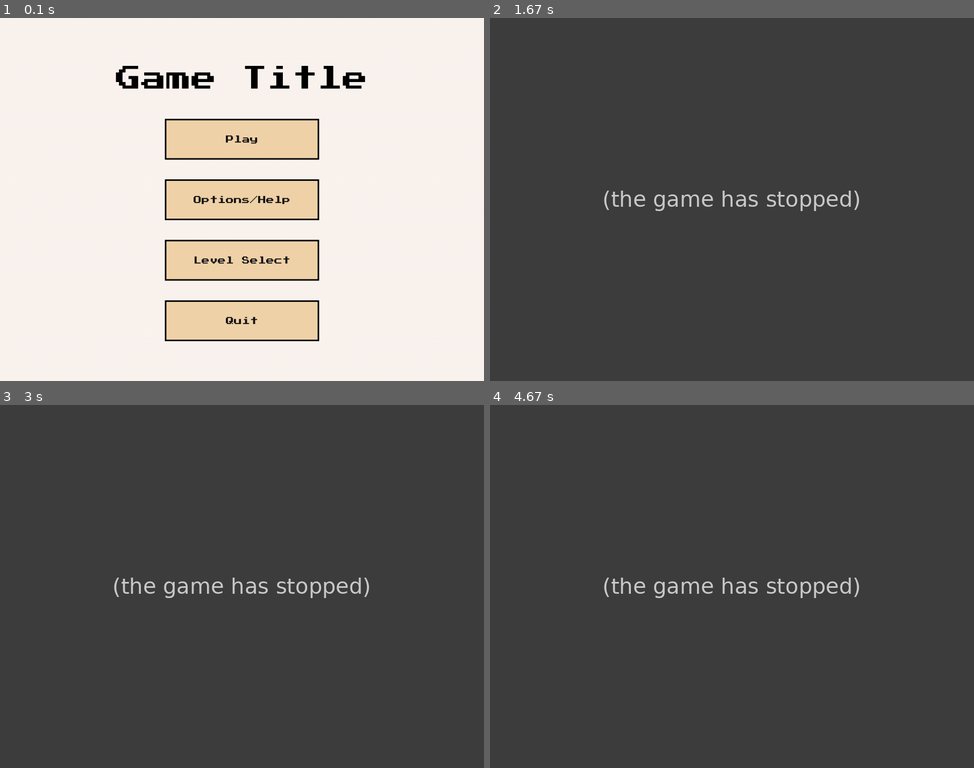
Above: before the commit, frames 1-4 (two rows, left to right).
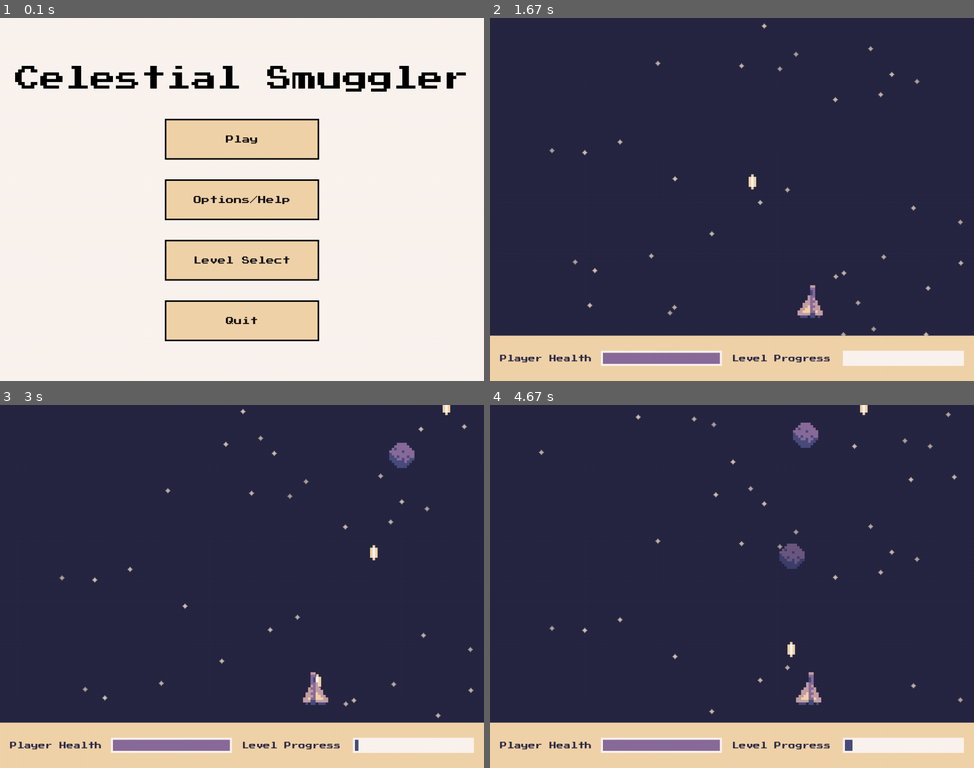
Above: after the commit, the same moments.

Repository: malaeng/12SDD-AT3
Game: pygame game, started from main.py
The game is run twice, just before and just after one commit, with the same random seed, the same clock (stepped at 60 frames per second) and the same inputs.
Inputs (mouse positions are in pixels of both pictures, inside the frame that each line leads up to):
- Up to frame 1 (0.1 s): type "Ann (at the terminal prompt)" at 0 s
- Up to frame 2 (1.67 s): click (732, 137) at 0.38 s; click (780, 224) at 0.72 s; tap Space at 1, 1.4 s; hold Right from 1.33 s (still down)
- Up to frame 3 (3 s): tap Space at 1.7, 1.9, 2.2, 2.4, 2.7, 2.97 s; release Right at 1.8 s; hold Right 1.83-2.3 s; hold Left 2.33-2.87 s; hold Left from 2.9 s (still down)
- Up to frame 4 (4.67 s): tap Space at 3.27, 3.4, 3.7, 4.07, 4.37, 4.57 s; release Left at 3.3 s; hold Right 3.33-3.97 s; hold Left 4-4.47 s; hold Right from 4.5 s (still down)

The runs differ from the first frame. In frame 1, 2.5% of the frame differs, in the area x 3-97%, y 13-21%; in frame 2, 32%; in frame 3, 32%; in frame 4, 33%, in the area x 0-100%, y 0-100%.
Error before the commit: NameError: name 'screen_width' is not defined (star.py line 22); the game stopped at 1.38 s (later frames are placeholders)

Commit message:
added more detailed comments to all code files

Diff:
--- a/enemy.py
+++ b/enemy.py
@@ -11,7 +11,7 @@
         self.chosen_position = False
         self.move_position = 0
 
-        # Enemy type
+        # Enemy type (on initiation, will be set to only one of these)
         self.enemy_data = {
             'asteroid': {
                 'health': 300,
@@ -67,12 +67,15 @@
 
 
     def move(self):
+        # Pick a random x-value.
         if not self.chosen_position:
             self.move_position = random.randint(20, self.screen_height-20)
             self.chosen_position = True
+        # If one has already been chose, move towards it slowly.
         else:
             if self.rect.x > self.move_position: self.rect.x -= 1
             elif self.rect.x < self.move_position: self.rect.x += 1
+            # Once it reaches the x-value, pick a new one
             elif self.rect.x == self.move_position: self.chosen_position = False
 
         # Always move downwards.
@@ -92,14 +95,20 @@
             if SFX_on: pygame.mixer.Sound.play(self.explode_SFX)
 
     def shoot(self, SFX_on: bool):
+        # Saves the time that the enemy shot
         self.time_shot = pygame.time.get_ticks()
+
+
         attack_type = self.type['attack_type']
         if attack_type == 'basic':
+            # Shoots a single laser that moves very fast
             if SFX_on: pygame.mixer.Sound.play(self.attack_SFX)
             self.game_laser_group.add(Laser(self.rect.center, (0, 16), self.screen_height))
         elif attack_type == 'burst':
+            # Not implemented, due to time constraints
             pass
         elif attack_type == 'spread':
+            # Shoots 3 slower lasers that spread out
             if SFX_on: pygame.mixer.Sound.play(self.attack_SFX)
             self.game_laser_group.add(Laser(self.rect.center, (0, 12), self.screen_height))
             self.game_laser_group.add(Laser(self.rect.center, (-8, 6), self.screen_height))
@@ -108,6 +117,7 @@
     def update(self, SFX_on):
         current_time = pygame.time.get_ticks()
         if self.type['cooldown']:
+            # Checks that time passed between last shot is greater than a random cooldown value for the enemy class
             if current_time - self.time_shot >= random.randint(self.type['cooldown'][0], self.type['cooldown'][1]):
                 self.shoot(SFX_on)
         self.move()
--- a/laser.py
+++ b/laser.py
@@ -8,16 +8,20 @@
         self.xyspeed = xyspeed
         self.bottom_constraint = screen_height
 
+        # Rotate the laser if it is moving left or right.
         if self.xyspeed[0] < 0:
             self.image = pygame.transform.rotate(self.image, -45)
         elif self.xyspeed[0] > 0:
             self.image = pygame.transform.rotate(self.image, 45)
 
     def destroy(self):
+        # If the laser has left the screen, kill it.
         if self.rect.y <= -50 or self.rect.y >= self.bottom_constraint + 50:
             self.kill()
 
     def update(self):
+        # update the x and y values
         self.rect.x += self.xyspeed[0]
         self.rect.y += self.xyspeed[1]
+
         self.destroy()
--- a/level.py
+++ b/level.py
@@ -4,11 +4,15 @@
 
 class Level:
     def __init__(self, screen_size: tuple, title: str, text: str, asteroids: int, fighters: int, scouts: int, sciences: int, difficulty: int):
+        # Dimensions
         self.screen_size = screen_size
+
+        # Text
         self.title = title
         self.line_max_length = 35
         self.text_lines = self.get_lines(text)
 
+        # Intro menu
         self.intro_menu = Menu(
             size =  (2*self.screen_size[0]/3, 2*self.screen_size[1]/3),
             title_size = 25,
@@ -22,6 +26,7 @@
         )
         self.intro_done = False
 
+        # Enemies
         self.asteroids = asteroids
         self.fighters = fighters
         self.scouts = scouts
@@ -34,19 +39,23 @@
         for i in range(self.scouts): self.all_enemies.append('scout')
         for i in range(self.sciences): self.all_enemies.append('science')
         random.shuffle(self.all_enemies)
+
         self.total_num_enemies = len(self.all_enemies)
 
         self.current_enemies = pygame.sprite.Group()
         self.enemy_lasers = pygame.sprite.Group()
 
+        # Spawn variables
         self.spawn_cooldown = difficulty * 2000
         self.time_spawned = 0
 
     def get_lines(self, text: str) -> list:
+        # Function takes string input and breaks it up into lines that will fit onto the intro menu screen.
         line_list = []
         line = ""
         line_length = 0
         split = text.split()
+
         for word in split:
             if len(word) + line_length <= self.line_max_length:
                 line += word + " "
@@ -60,14 +69,23 @@
         return line_list
 
     def spawn_handler(self, SFX_on):
+        # current time
         current_time = pygame.time.get_ticks()
+
+        # If the correct amount of time has passed since the last enemy spawn, spawn a new enemy
         if current_time - self.time_spawned >= self.spawn_cooldown and len(self.all_enemies) > 0:
+            # spawns the next enemy in the list and removes it from the list.
             self.spawn_enemy(self.all_enemies[0])
             self.all_enemies.pop(0)
+
+        # Updates all enemies
         self.current_enemies.update(SFX_on)
 
     def spawn_enemy(self, enemy_class):
+        # Saves the time that the enemy was spawned
         self.time_spawned = pygame.time.get_ticks()
+
+        # Spawns the enemy at the top of the screen with a random x-position
         spawn_x = random.randint(0, self.screen_size[0])
         self.current_enemies.add(Enemy(enemy_class, (spawn_x, -20), self.screen_size[1], self.enemy_lasers))
 
--- a/main.py
+++ b/main.py
@@ -42,8 +42,6 @@
         # Fonts
         self.font = pygame.font.Font('graphics/pixeled.ttf', 20)
 
-        # Enemy lasers
-        self.enemy_lasers = pygame.sprite.Group()
 
         # Stars
         self.stars = pygame.sprite.Group()
@@ -53,7 +51,7 @@
         for i in range(self.num_stars):
             rand_x = random.randint(0, screen_width)
             rand_y = random.randint(0, screen_height)
-            self.stars.add(Star((rand_x, rand_y), screen_height))
+            self.stars.add(Star((rand_x, rand_y), screen_height, screen_width))
 
         # Levels
         self.levels = [
@@ -100,7 +98,7 @@
             parent_surface_dimensions = (screen_width, screen_height),
             colour = '#fbf5ef',
             alpha = 255,
-            title = "Game Title",
+            title = "Celestial Smuggler",
             text = [],
             buttons = [Button(300, 75, "Play"),
                        Button(300, 75, "Options/Help"),
@@ -439,7 +437,7 @@
     screen_width = 960
     screen_height = 720
     screen = pygame.display.set_mode((screen_width, screen_height))
-    pygame.display.set_caption("Space game [to be renamed]")
+    pygame.display.set_caption("Celestial Smuggler")
 
     # other variables
     clock = pygame.time.Clock()
--- a/menu.py
+++ b/menu.py
@@ -93,6 +93,7 @@
     def __init__(self, size: tuple, title_size: int, parent_surface_dimensions: tuple, colour: str, alpha: int, title: str, text: list, buttons: list, stack: bool):
         super().__init__(size)
 
+        # Layout
         self.stack = stack
 
         # Color
@@ -108,7 +109,6 @@
         self.element_centers = [(i * (self.height/self.total_elements)) for i in range(self.total_elements)]
         self.current_center = 1
 
-
         # Title
         self.title_font = pygame.font.Font('graphics/PressStart2P.ttf', title_size)
         self.title = title
@@ -121,46 +121,52 @@
             self.text_font = pygame.font.Font('graphics/PressStart2P.ttf', i[1])
             self.text_surfs.append(self.text_font.render(i[0], False, 'black'))
 
+        # Buttons
         self.buttons = buttons
 
 
 
     def update(self, mouse_state: str, SFX_on: bool, ) -> int:
 
-        self.text_surfs = []
-        for i in self.text_elements:
-            self.text_font = pygame.font.Font('graphics/PressStart2P.ttf', i[1])
-            self.text_surfs.append(self.text_font.render(i[0], False, 'black'))
+        # Tracker for element placing
+        self.current_center = 2
 
-        self.current_center = 2
+
         # Title
         title_surf = self.title_font.render(self.title, False, 'black')
         title_rect = title_surf.get_rect(center = (self.width/2, self.element_centers[self.current_center]))
         self.current_center += 2
         self.blit(title_surf, title_rect)
 
-
-
         # Text
         if self.text_surfs:
             for text_surf in self.text_surfs:
                 index = self.text_surfs.index(text_surf)
+
                 text_rect = text_surf.get_rect(center = (self.width/2, self.element_centers[self.current_center]))
+
+                # If text element is a title located before buttons, add more space underneath it
                 if self.text_elements[index][1] >= 16 and index+1 == len(self.text_surfs): self.current_center += 3
                 else: self.current_center += 1
+
                 self.blit(text_surf, text_rect)
 
         # Buttons
         for button in self.buttons:
             index = self.buttons.index(button)
+
+            # Stack all buttons on top of each other
             if self.stack:
                 button_rect = button.get_rect(center = (self.width/2, self.element_centers[self.current_center]))
                 button_border_rect = button.border_surf.get_rect(center = (self.width/2, self.element_centers[self.current_center]))
                 self.current_center += 2
+
+            # Put all buttons next to each other (disfunctional and not used, due to time constraints)
             elif not self.stack:
                 button_rect = button.get_rect(center = (self.width/2, self.element_centers[self.current_center]))
                 button_border_rect = button.border_surf.get_rect(center = (self.width/2, self.element_centers[self.current_center]))
                 self.current_center += 2
+
             # Returns the index of the button if it has been pressed and released
             if button.get_input(button_rect, self, mouse_state, SFX_on): return index
 
--- a/player.py
+++ b/player.py
@@ -5,8 +5,18 @@
 class Player(pygame.sprite.Sprite):
     def __init__(self, pos: tuple, constraint: int):
         super().__init__()
+        # Graphics
         self.image = pygame.image.load('graphics/player.png').convert_alpha()
         self.rect = self.image.get_rect(midbottom = pos)
+
+        # Lasers
+        self.lasers = pygame.sprite.Group()
+
+        # Audio
+        self.laser_SFX = pygame.mixer.Sound('audio/laserSmall_002.ogg')
+        self.laser_SFX.set_volume(0.3)
+
+        # Other variables
         self.speed = 8
         self.damage = 30
         self.health = 600
@@ -17,14 +27,6 @@
         self.time_shot = 0
         self.cooldown = 150
 
-        self.lasers = pygame.sprite.Group()
-
-
-
-        # Audio
-        self.laser_SFX = pygame.mixer.Sound('audio/laserSmall_002.ogg')
-        self.laser_SFX.set_volume(0.3)
-
     def get_input(self):
         # Instead of checking for key_down and key_up as in the tutorial, stores all keys as a true or false value, for if they are being pressed or not.
         # To react to input, a pre-test loop checks if the value of a certain key is true - if it is being pressed
@@ -34,15 +36,18 @@
         if keys[pygame.K_RIGHT]:
             self.rect.x += self.speed
             self.image = pygame.image.load('graphics/player_right.png').convert_alpha()
+
         elif keys[pygame.K_LEFT]:
             self.rect.x -= self.speed
             self.image = pygame.image.load('graphics/player_left.png').convert_alpha()
+
         else:
             self.image = pygame.image.load('graphics/player.png').convert_alpha()
 
         if keys[pygame.K_SPACE] and self.charged:
             self.shoot()
             self.charged = False
+            # Saves the time that the laser was shot
             self.time_shot = pygame.time.get_ticks()
 
     def shoot(self):
@@ -51,11 +56,14 @@
 
     def recharge(self):
         if not self.charged:
+            # Checks if enough time has passed since the player has last shot.
+            # If so, sets charged to true.
             current_time = pygame.time.get_ticks()
             if current_time - self.time_shot >= self.cooldown:
                 self.charged = True
 
     def constraint(self):
+        # Ensures player can not go beyond the bounds of the screen
         if self.rect.left <= 0:
             self.rect.left = 0
         if self.rect.right >= self.max_x_constraint:
@@ -64,8 +72,6 @@
     def take_damage(self, damage):
         self.health -= damage
         self.image.set_alpha(200)
-        if self.health <= 0:
-            pass
 
     def update(self):
         self.get_input()
--- a/star.py
+++ b/star.py
@@ -1,7 +1,7 @@
 import pygame, random
 
 class Star(pygame.sprite.Sprite):
-    def __init__(self, pos: tuple, screen_height: int):
+    def __init__(self, pos: tuple, screen_height: int, screen_width: int):
         super().__init__()
 
         # Graphics
@@ -12,6 +12,7 @@
         # Other variables
         self.speed = 1
         self.screen_height = screen_height
+        self.screen_width = screen_width
 
     def update(self):
         # Moves down at a constant rate.
@@ -19,5 +20,5 @@
 
         # If the star goes below the screen height, move it back to the top with a new random x-value
         if self.rect.y > self.screen_height:
-            rand_x = random.randint(0, screen_width)
+            rand_x = random.randint(0, self.screen_width)
             self.rect = self.image.get_rect(center = (rand_x, 0))
--- a/ui.py
+++ b/ui.py
@@ -3,10 +3,11 @@
 class UI(pygame.Surface):
     def __init__(self, size: tuple):
         super().__init__(size)
+
+        # Font
         self.font = pygame.font.Font('graphics/PressStart2P.ttf', 14)
 
         # Player Health
-
         self.health_label_surf = self.font.render("Player Health", True, '#272744')
         self.health_label_rect = self.health_label_surf.get_rect(midleft = (20, self.get_height()/2))
 
@@ -14,7 +15,6 @@
         self.player_healthbar_rect = self.player_healthbar.get_rect(midleft = (220, self.get_height()/2))
 
         # Level Progress
-
         self.progress_label_surf = self.font.render("Level Progress", True, '#272744')
         self.progress_label_rect = self.health_label_surf.get_rect(midleft = (self.get_width()/2, self.get_height()/2))
 
@@ -24,9 +24,11 @@
     def update(self):
         self.fill('#f2d3ab')
 
+        # Player Health
         self.blit(self.health_label_surf, self.health_label_rect)
         self.blit(self.player_healthbar, self.player_healthbar_rect)
 
+        # Level Progress
         self.blit(self.progress_label_surf, self.progress_label_rect)
         self.blit(self.level_progress, self.level_progress_rect)
 
@@ -34,9 +36,15 @@
 class InfoSlider(pygame.Surface):
     def __init__(self, size: tuple, percent: float, change_colour: bool):
         super().__init__(size)
+
+        # Dimensions
         self.width = size[0]
         self.height = size[1]
+
+        # percent value
         self.health_percent = percent
+
+        # Colours
         self.colours = {
             'border': '#fbf5ef',
             'hi_health': '#8b6d9c',
@@ -45,19 +53,21 @@
         }
         self.change_colour = change_colour
 
-        self.fill(self.colours['border'])
-        #self.update(self.health_percent)
-        #self.percent_image = pygame.Surface((self.width*percent-8, self.height-8))
-        #self.percent_image.fill((random.choice(('red', 'blue'))))
 
 
     def update(self, percent: float):
+        # If this infoslider changes colour, set colour based on the percentage
         if self.change_colour:
             if percent > 0.3: self.current_colour = 'hi_health'
             else: self.current_colour = 'lo_health'
+
+        # If this infoslider doesn't change colour, set colour to the 'no_change_colour'
         else:
             self.current_colour = 'no_change_colour'
+
+
         if percent >= 0 :
+            # Create and fill the actual sliding/changing part.
             self.percent_image = pygame.Surface((self.width-8, self.height-8))
             self.percent_image = pygame.transform.scale_by(self.percent_image, (percent, 1))
             self.percent_image.fill(self.colours[self.current_colour])
